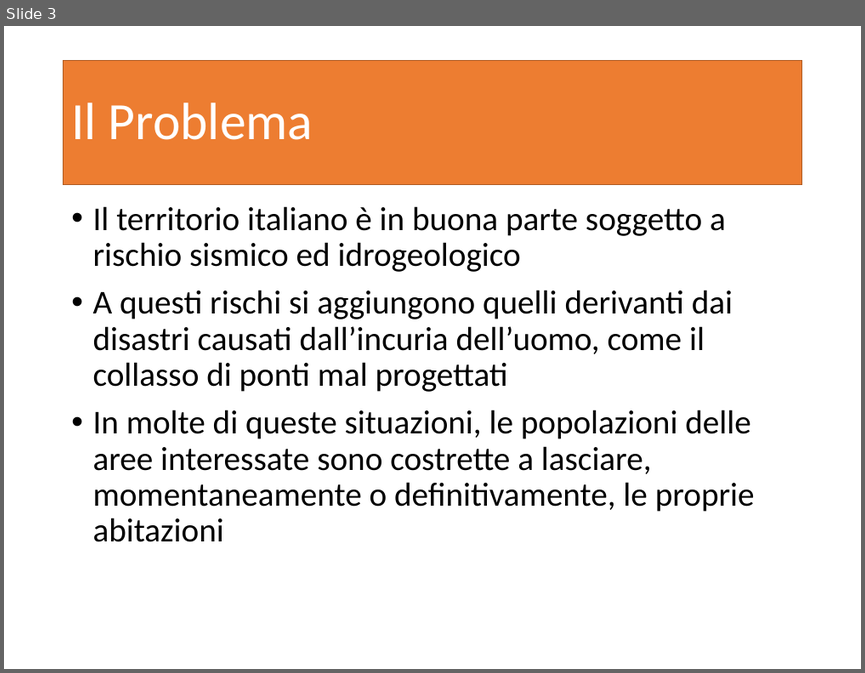
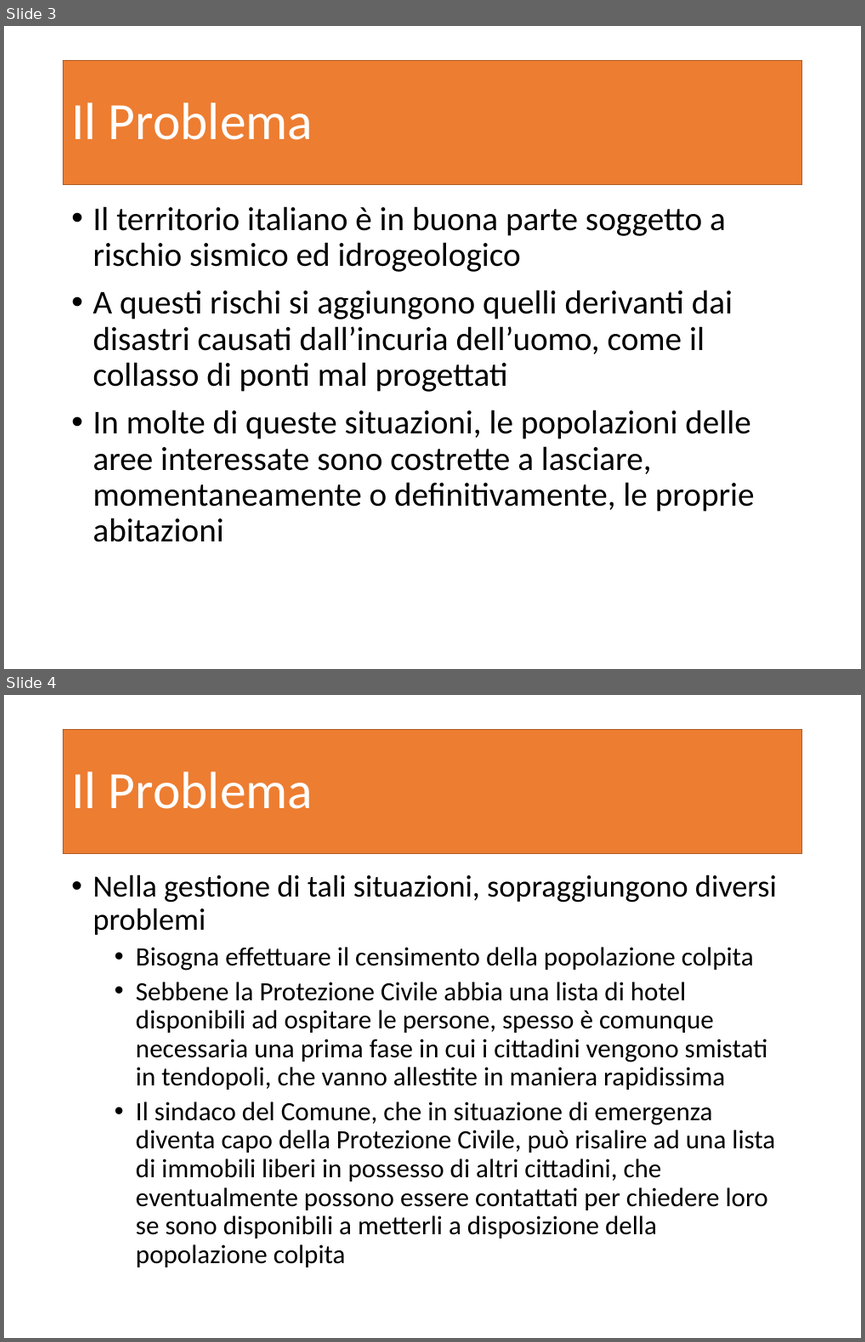
Before and after one commit to garjilius/ShareMyHouse, a slide deck: Documentazione/PresentazioneShareMyHouse.pptx. Shown one above the other, each under a label of ours: slide 3 before the commit, slides 3 and 4 after it. The pictures are 865x673 and 865x1342 pixels, drawn with LibreOffice and Linux fonts; fonts in the diff are those of the drawing. Boxes give left, top, right and bottom in pixels: in the first picture for what was removed or moved away, otherwise in the second. Text is boxed around its words. In the diff, an @@ line names an element or a change of style, - is before the commit and + after.

Commit message:
Parte di Analisi del Problema nella presentazione

```diff
--- a/Documentazione/PresentazioneShareMyHouse.pptx
+++ b/Documentazione/PresentazioneShareMyHouse.pptx
@@ slide 4 added at <box>4,695,861,1338</box>, background #FFFFFF @@
@@ title added at <box>64,729,801,853</box>, fill #ED7D31, outline #AF5C24 1 pt, 44 pt, text #FFFFFF @@
+Il Problema
@@ text added at <box>93,874,777,1267</box>, 22.2 pt, text #000000 @@
+• Nella gestione di tali situazioni, sopraggiungono diversi problemi
+  • Bisogna effettuare il censimento della popolazione colpita
+  • Sebbene la Protezione Civile abbia una lista di hotel disponibili ad ospitare le persone, spesso è comunque necessaria una prima fase in cui i cittadini vengono smistati in tendopoli, che vanno allestite in maniera rapidissima
+  • Il sindaco del Comune, che in situazione di emergenza diventa capo della Protezione Civile, può risalire ad una lista di immobili liberi in possesso di altri cittadini, che eventualmente possono essere contattati per chiedere loro se sono disponibili a metterli a disposizione della popolazione colpita
```
Also in this commit, not shown: 1 slide changed, 15 other slides added, 2 other files.
